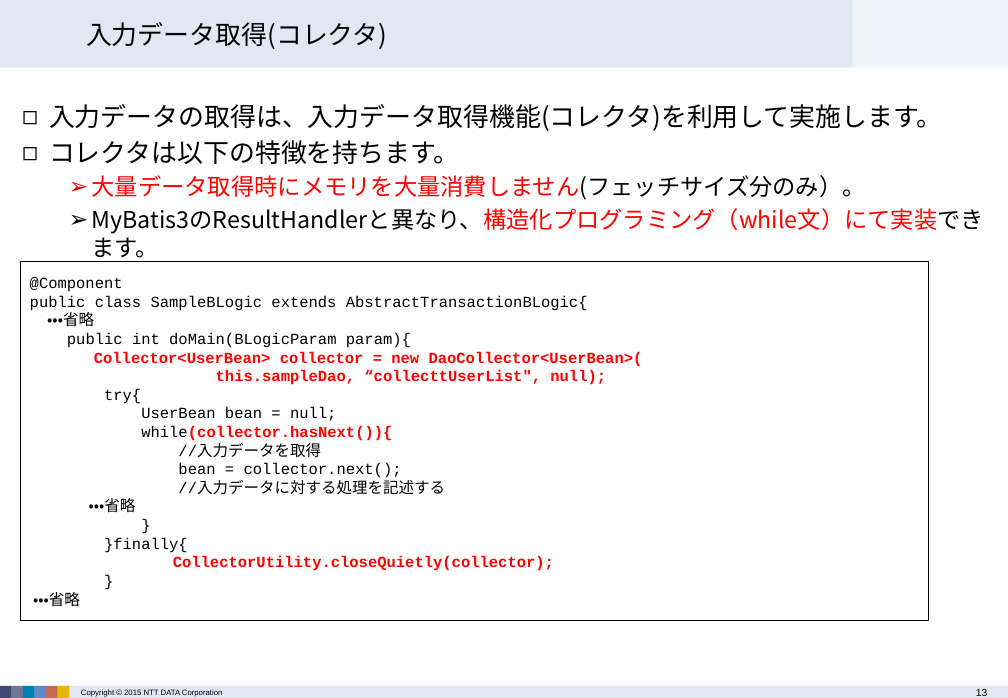
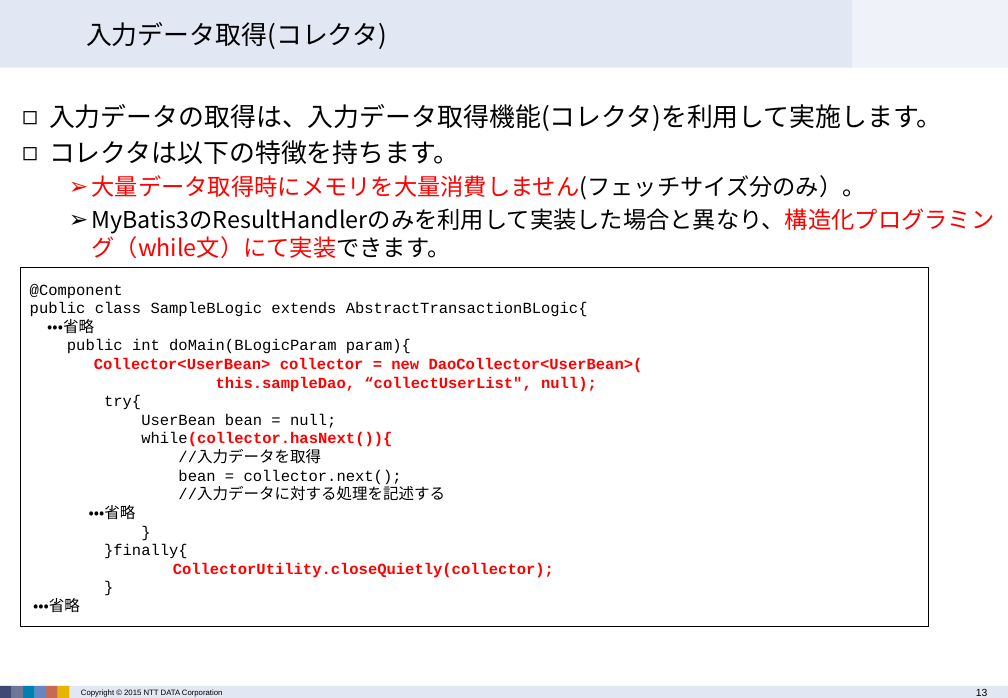
Before and after one commit to terasoluna-batch/terasoluna-doc, a slide deck: slide 13 of architecture/TERASOLUNA Batch Framework for Java Version 3.x 説明資料.pptx. Drawn at 1008x698 pixels with LibreOffice and Linux fonts; fonts in the diff are those of the drawing; background and template pictures are left out. Boxes give left, top, right and bottom in pixels: in the first picture for what was removed or moved away, otherwise in the second. Text is boxed around its words. In the diff, an @@ line names an element or a change of style, - is before the commit and + after.

```diff
--- a/architecture/TERASOLUNA Batch Framework for Java Version 3.x 説明資料.pptx
+++ b/architecture/TERASOLUNA Batch Framework for Java Version 3.x 説明資料.pptx
@@ text at box(92, 208, 995, 258): text changed @@
-  ➢ MyBatis3のResultHandlerと異なり、構造化プログラミング（while文）にて実装できます。
+  ➢ MyBatis3のResultHandlerのみを利用して実装した場合と異なり、構造化プログラミング（while文）にて実装できます。
@@ rectangle "@Component": place and size @@
-rectangle "@Component" at box(20, 262, 929, 621)
+rectangle "@Component" at box(20, 267, 929, 626)
@@ text in rectangle at box(216, 376, 597, 392): text changed @@
-this.sampleDao, “collecttUserList", null);
+this.sampleDao, “collectUserList", null);
```
Also in this commit, not shown: 6 other slides changed, 1 other file.
